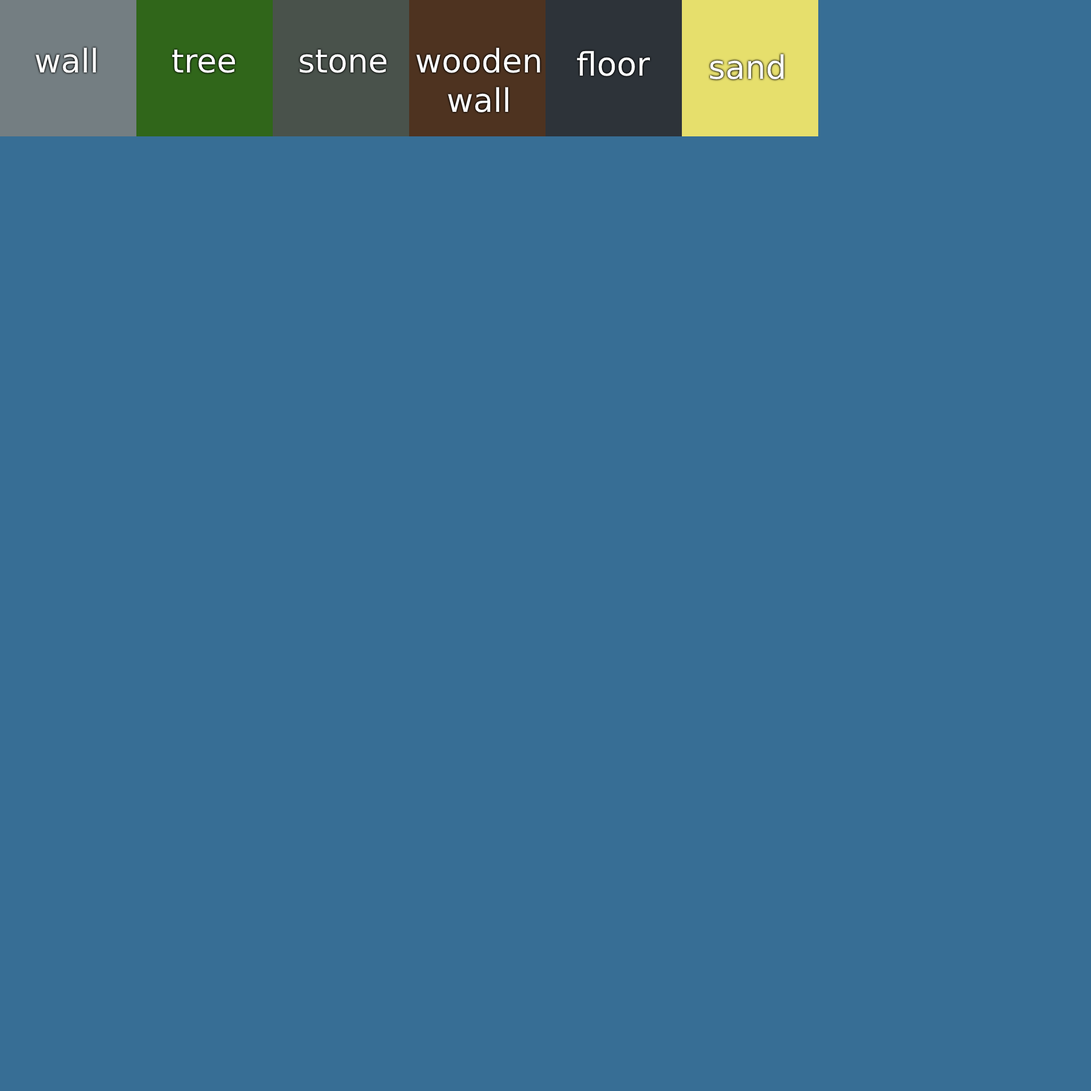
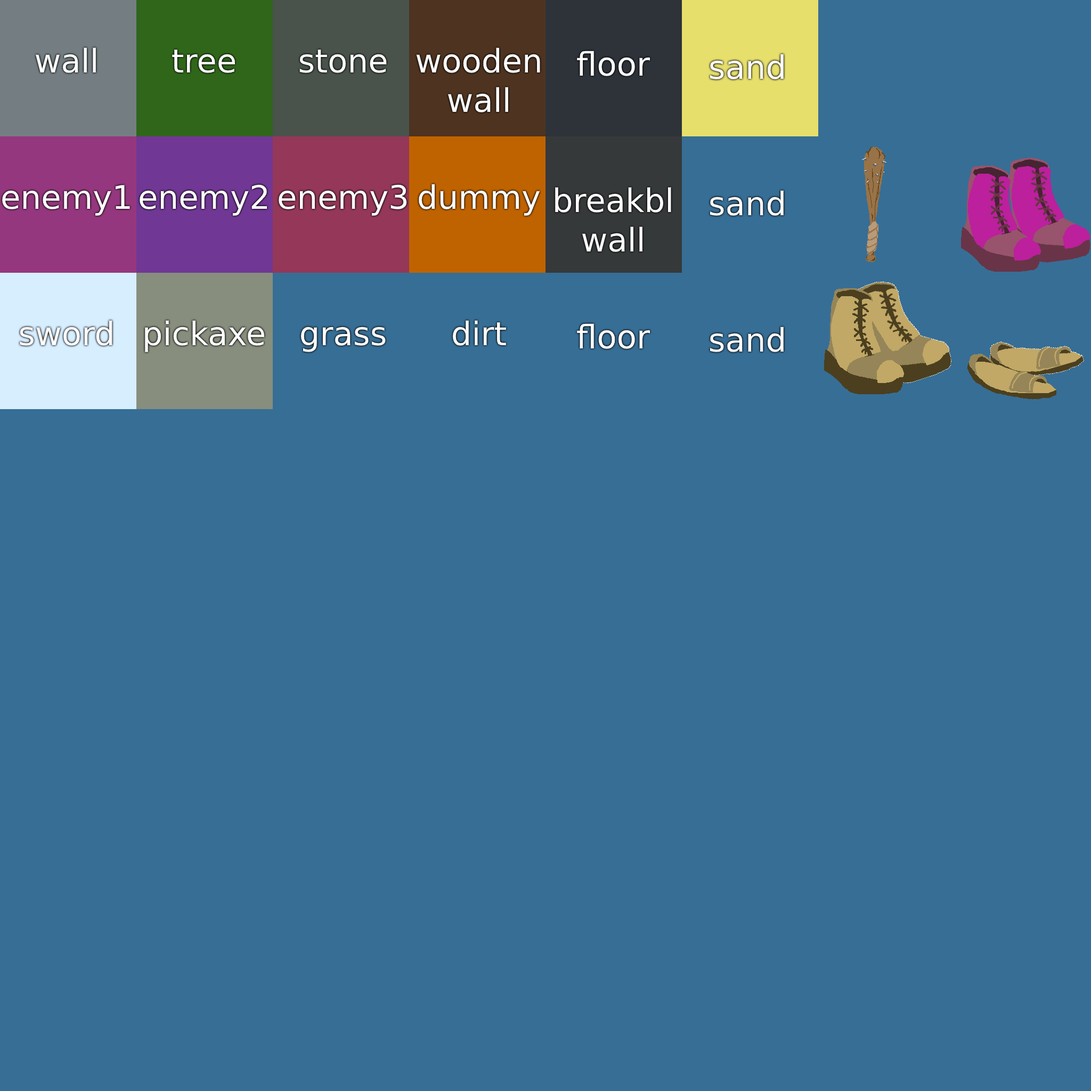
Layered file, before and after one edit (1091×1091). Changes by layer:
added layer "Layer 2" above "ROW 1 copy 4" over [967,341,1085,400]
added layer "Layer 1" in group "ROW 1 copy 2" over [824,281,952,395]
showed group "TEXT" (6th of 8, in "ROW 1 copy 2") (7 layers) over [19,320,784,386]
renamed "water" to "sword", painted on it over [19,320,113,346]
renamed "shallow water" to "pickaxe", painted on it over [144,320,265,386]
added layer "Layer 5" above "Layer 4" over [961,157,1091,272]
added layer "Layer 3" above "ROW 1 copy" over [862,147,887,263]
showed group "TEXT" (7th of 8, in "ROW 1 copy") (7 layers) over [2,183,784,253]
renamed "water" to "enemy1", painted on it over [2,184,131,216]
renamed "shallow water" to "enemy2", painted on it over [139,183,268,249]
renamed "grass" to "enemy3", painted on it over [278,184,408,216]
renamed "floor" to "breakbl wall", painted on it over [555,187,672,253]
renamed "dirt" to "dummy", painted on it over [418,183,541,216]
